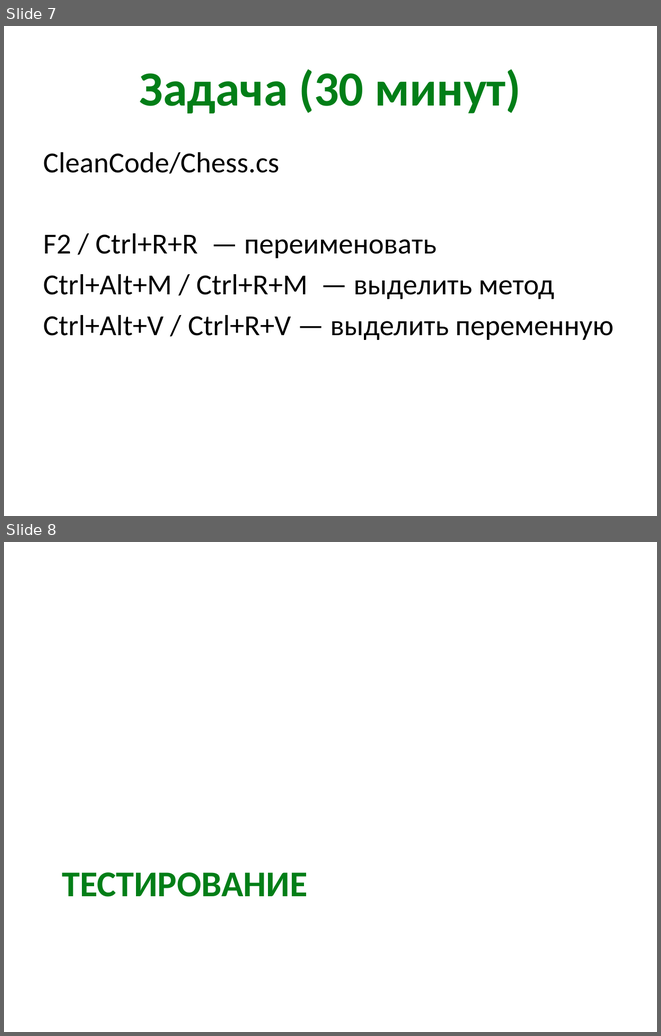
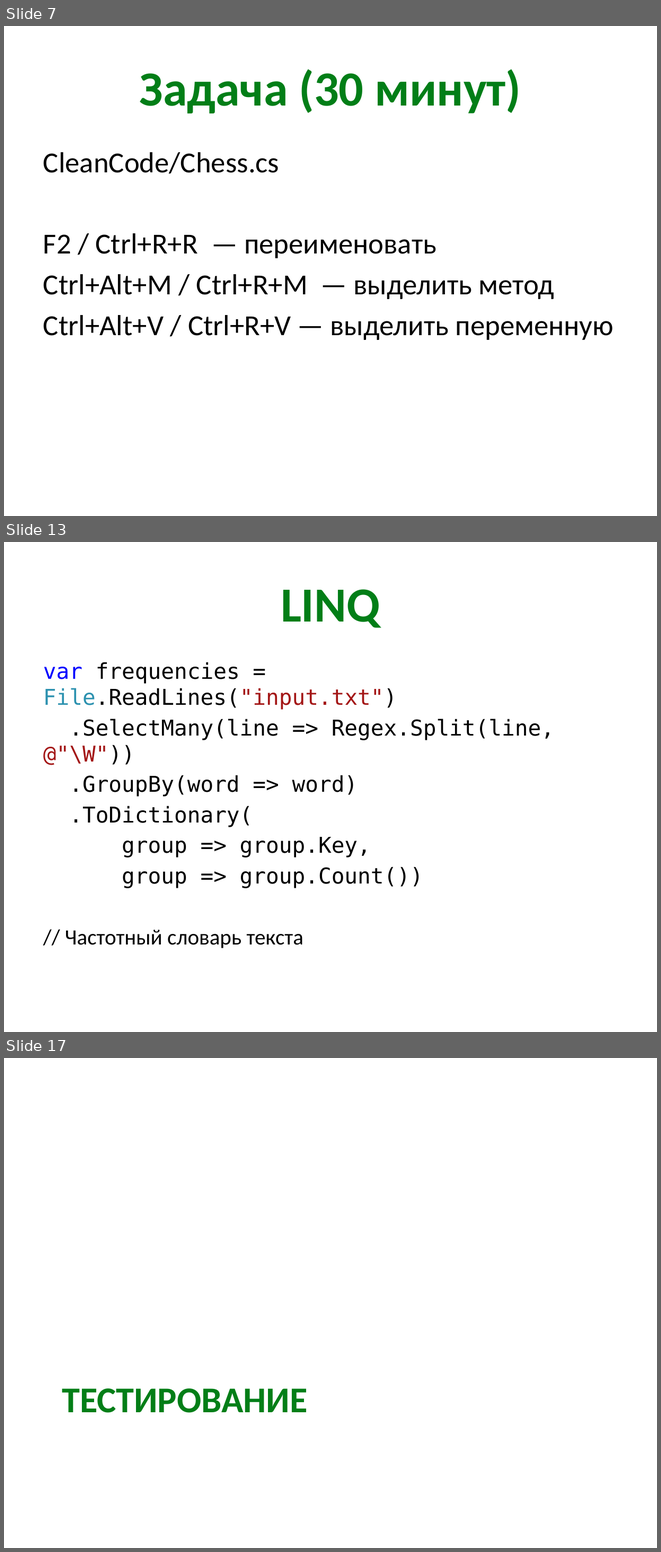
Before and after one commit to kontur-kampus-2015i/kontur-kampus, a slide deck: 1-CodeQuality/quality-slides.pptx. Shown one above the other, each under a label of ours: slides 7 and 8 before the commit, slides 7, 13 and 17 after it; the slides between them are not shown. The pictures are 661x1036 and 661x1552 pixels, drawn with LibreOffice and Linux fonts; fonts in the diff are those of the drawing. Boxes give left, top, right and bottom in pixels: in the first picture for what was removed or moved away, otherwise in the second. Text is boxed around its words. In the diff, an @@ line names an element or a change of style, - is before the commit and + after.

Commit message:
+ Linq in 1-CodeQuality slides

```diff
--- a/1-CodeQuality/quality-slides.pptx
+++ b/1-CodeQuality/quality-slides.pptx
@@ slide 13 added at box(4, 542, 657, 1032), background #FFFFFF @@
@@ title added at box(281, 589, 380, 628), 54 pt, text #027E17, bold @@
+LINQ
@@ text added at box(43, 662, 554, 948), 24 pt, text #000000 @@
+var frequencies = File.ReadLines("input.txt")
+.SelectMany(line => Regex.Split(line, @"\W"))
+.GroupBy(word => word)
+.ToDictionary(
+group => group.Key,
+group => group.Count())
+// Частотный словарь текста
@@ what was slide 8 is now slide 17 @@
```
Also in this commit, not shown: 8 other slides added.
